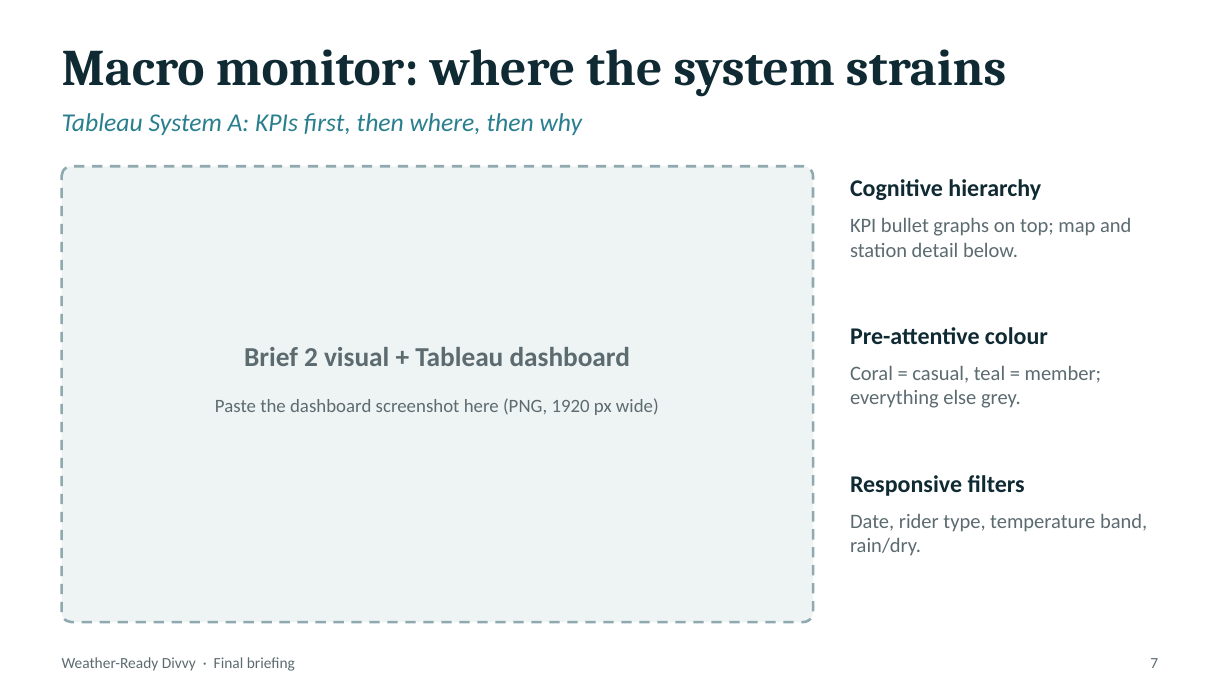
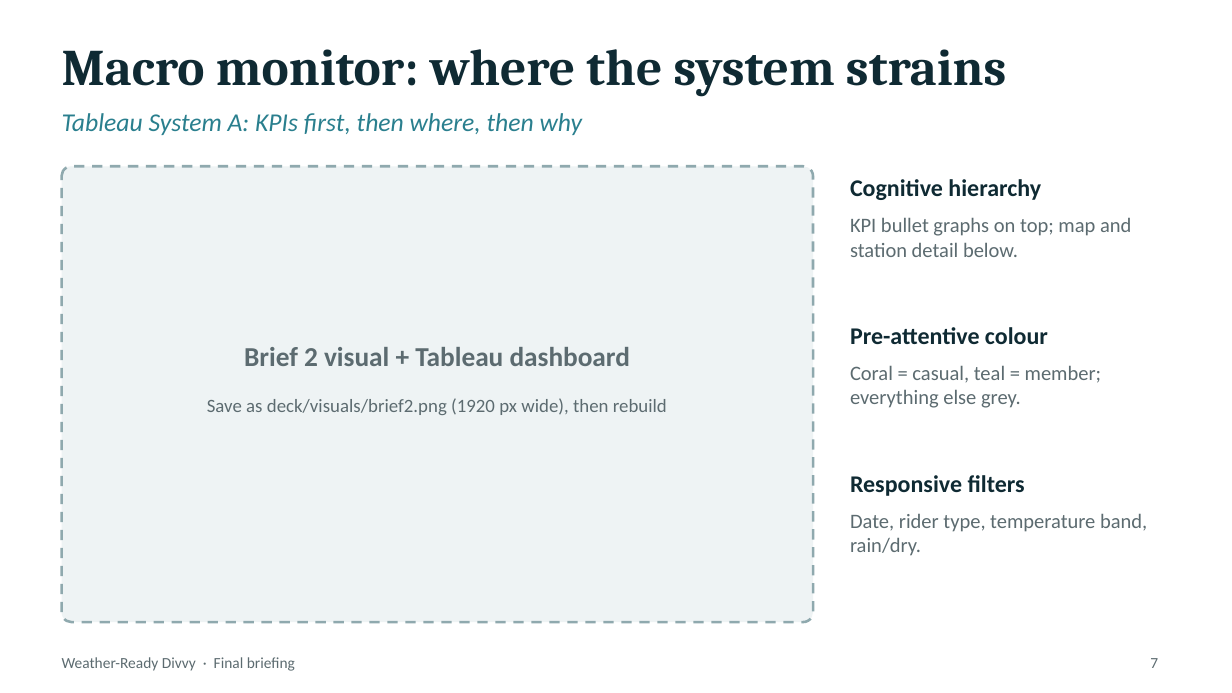
Before and after one commit to lx977/divvy-weather, a slide deck: slide 7 of deck/Weather_Ready_Divvy_Final.pptx. Drawn at 1232x693 pixels with LibreOffice and Linux fonts; fonts in the diff are those of the drawing. Boxes give left, top, right and bottom in pixels: in the first picture for what was removed or moved away, otherwise in the second. Text is boxed around its words. In the diff, an @@ line names an element or a change of style, - is before the commit and + after.

```diff
--- a/deck/Weather_Ready_Divvy_Final.pptx
+++ b/deck/Weather_Ready_Divvy_Final.pptx
@@ text at [207, 398, 667, 415]: text changed @@
-Paste the dashboard screenshot here (PNG, 1920 px wide)
+Save as deck/visuals/brief2.png (1920 px wide), then rebuild
```
Also in this commit, not shown: 4 other slides changed, 11 other files.
